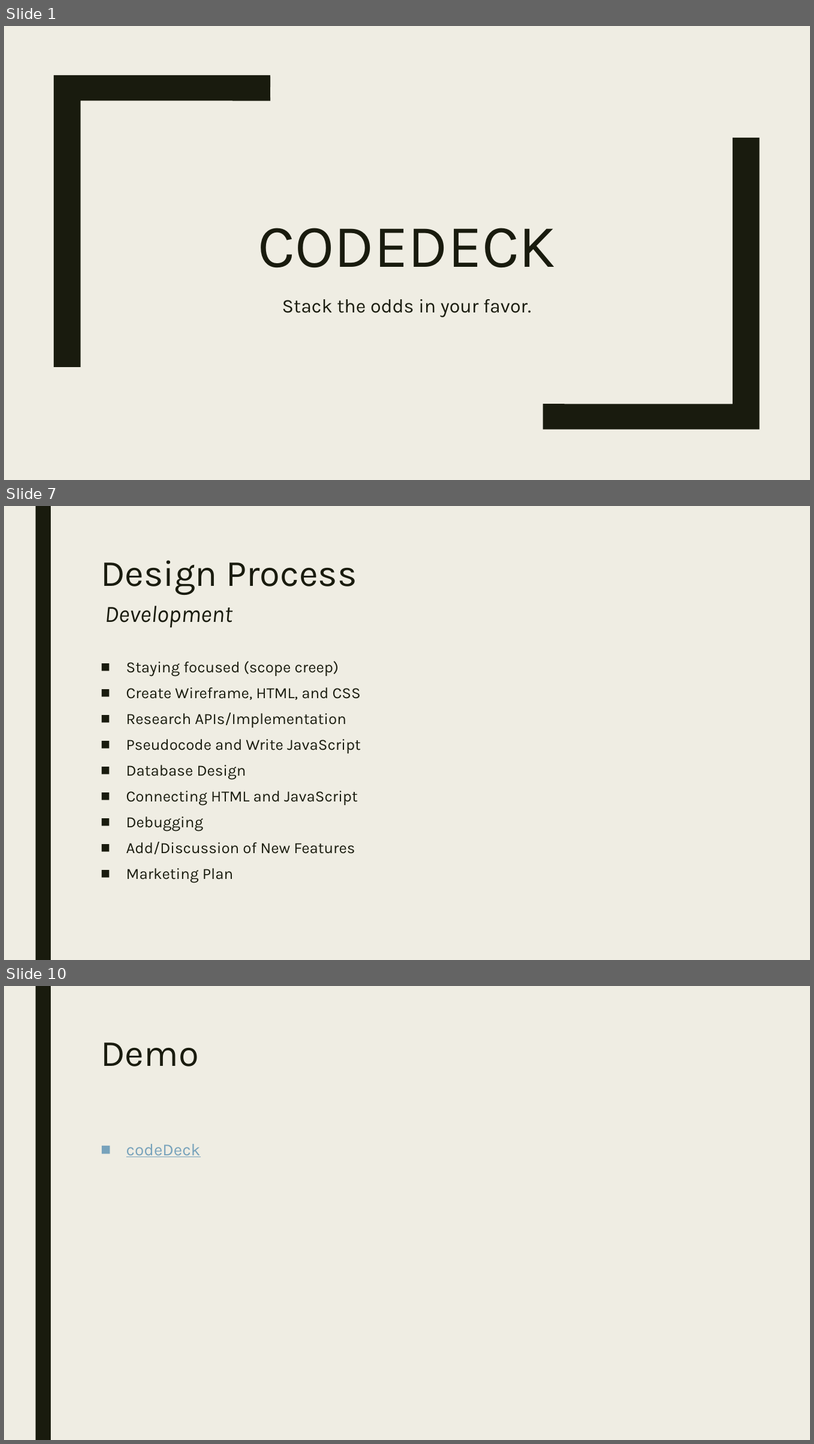
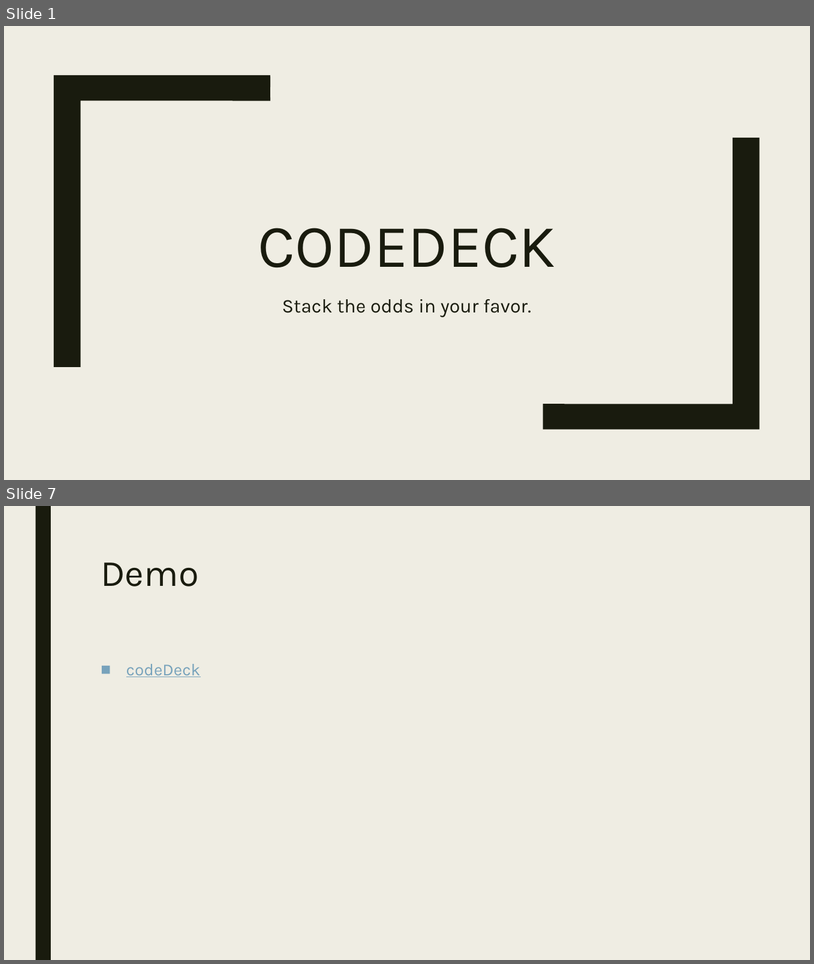
Before and after one commit to codeDeck-Learning-Tools/codeDeck, a slide deck: powerpoint/codeDeck2.pptx. Shown one above the other, each under a label of ours: slides 1, 7 and 10 before the commit, slides 1 and 7 after it; the slides between them are not shown. The pictures are 814x1444 and 814x964 pixels, drawn with LibreOffice and Linux fonts; fonts in the diff are those of the drawing. Boxes give left, top, right and bottom in pixels: in the first picture for what was removed or moved away, otherwise in the second. Text is boxed around its words. In the diff, an @@ line names an element or a change of style, - is before the commit and + after.

```diff
--- a/powerpoint/codeDeck2.pptx
+++ b/powerpoint/codeDeck2.pptx
@@ slide 7 removed at (x1=4, y1=506, x2=810, y2=960), background #EFEDE3; not listed: 1 template element that a slide beside it also shows @@
@@ title removed at (x1=101, y1=560, x2=357, y2=595) @@
-Design Process
@@ text removed at (x1=105, y1=606, x2=233, y2=628) @@
-Development
@@ text removed at (x1=126, y1=661, x2=361, y2=883) @@
-■ Staying focused (scope creep)
-■ Create Wireframe, HTML, and CSS
-■ Research APIs/Implementation
-■ Pseudocode and Write JavaScript
-■ Database Design
-■ Connecting HTML and JavaScript
-■ Debugging
-■ Add/Discussion of New Features
-■ Marketing Plan
@@ what was slide 10 is now slide 7 @@
```
Also in this commit, not shown: 8 slides changed, 1 slide added, 3 other slides removed.
